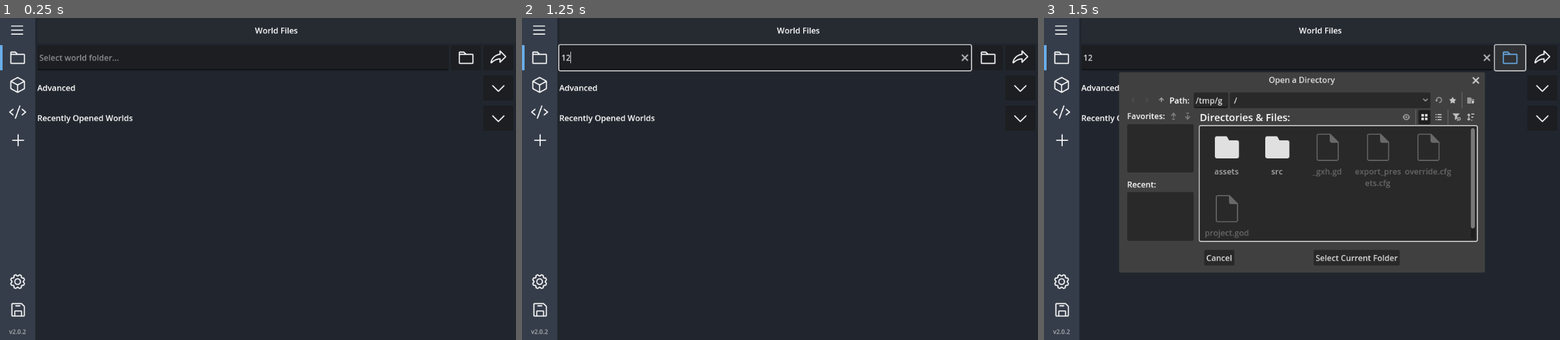
Above: before the commit, frames 1-3 (left to right).
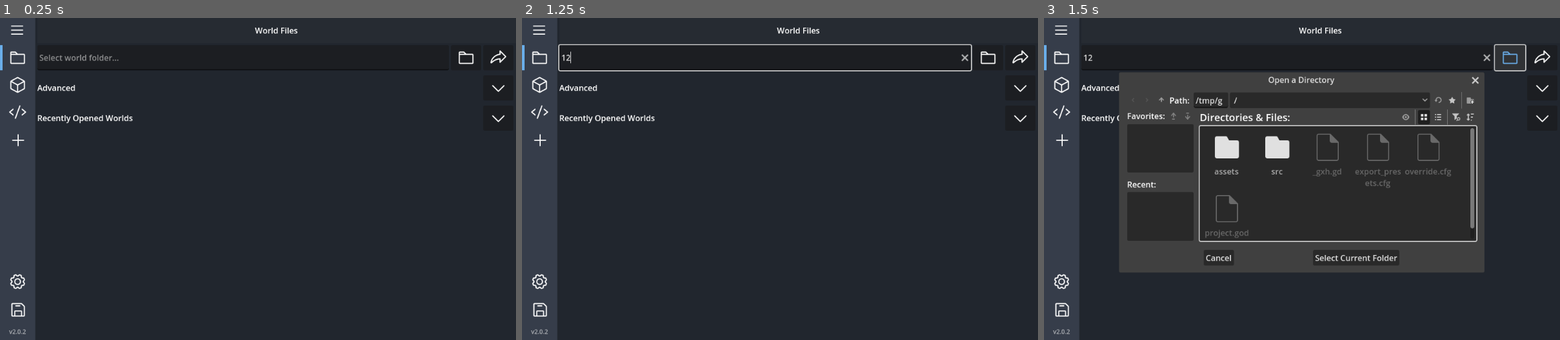
Above: after the commit, the same moments.

Repository: DragonTech26/BDSAddonManager
Game: Godot game, scene res://src/scenes/main.tscn
Two runs of this game, one before a commit and one after it. Both use one fixed random seed, a clock stepped at 60 frames per second and the inputs below.
Inputs (mouse positions are in pixels of both pictures, inside the frame that each line leads up to):
- Up to frame 1 (0.25 s): no input
- Up to frame 2 (1.25 s): click (764, 56) at 0.52 s; type "12" at 0.6 s
- Up to frame 3 (1.5 s): click (1508, 56) at 1.25 s

Frames 1-2 are identical in both runs. In frame 3, 0.6% of the frame differs, in the area x 31-85%, y 18-76%.

Commit message:
Fix bug that if a manifest uses strings instead of arrays for versioning, it saves incorrectly causing the pack to not load

Diff:
--- a/src/scripts/json_parser.gd
+++ b/src/scripts/json_parser.gd
@@ -198,12 +198,8 @@
 	info.name = h.get("name", "")
 	info.description = h.get("description", "")
 	info.pack_id = h.get("uuid", "")
-	info.version = []
-	for v in h.get("version", []):
-		info.version.append(int(v))
-	info.min_engine_version = []
-	for v in h.get("min_engine_version", []):
-		info.min_engine_version.append(int(v))
+	info.version = _parse_version(h.get("version"))
+	info.min_engine_version = _parse_version(h.get("min_engine_version"))
 
 	# Dependencies
 	if root.has("dependencies"):
@@ -230,6 +226,19 @@
 	return info
 
 
+func _parse_version(value) -> Array[int]:
+	var result: Array[int] = []
+
+	if typeof(value) == TYPE_STRING:
+		for p in value.split("."):
+			result.append(int(p))
+	elif typeof(value) == TYPE_ARRAY:
+		for p in value:
+			result.append(int(p))
+
+	return result
+
+
 func _order_and_split(all_list: Array, active_json_list: Array, inactive_list: Array):
 	# Build map of pack_id → ManifestInfo
 	var map := { }
